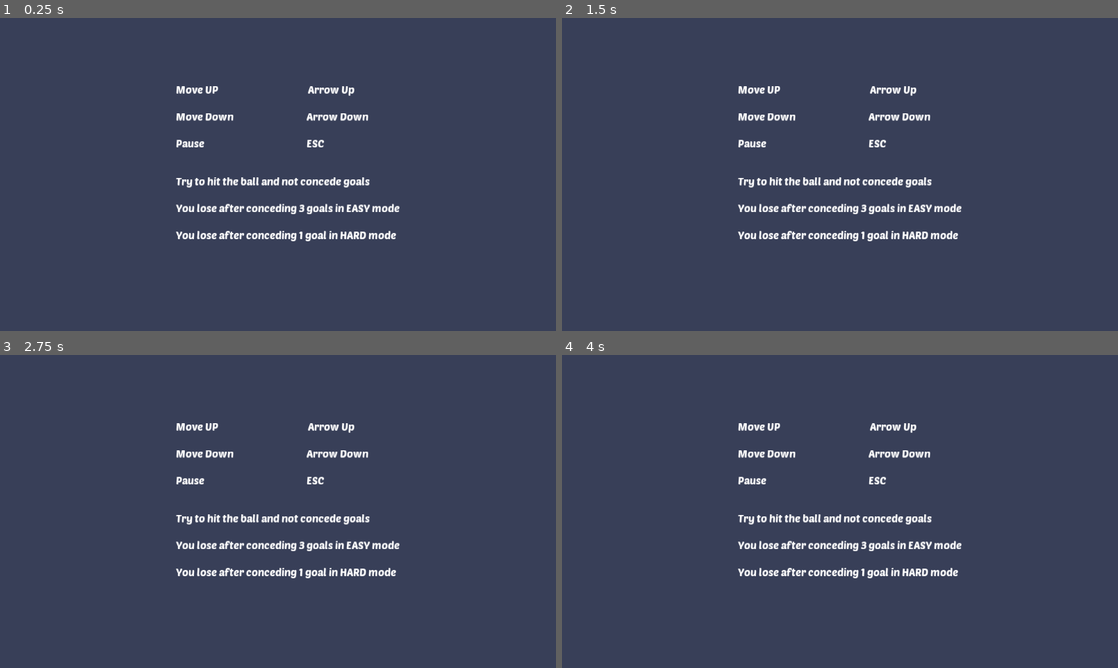
Above: before the commit, frames 1-4 (two rows, left to right).
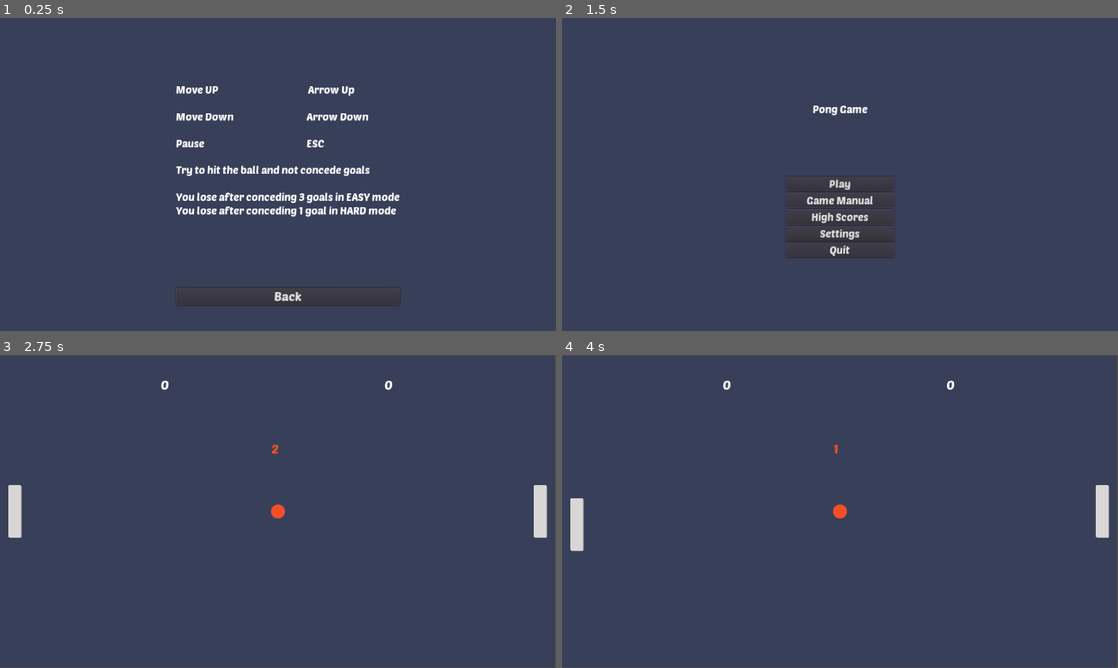
Above: after the commit, the same moments.

Repository: youssefx991/Pong-Godot
Game: Godot game, scene res://GameManualMenu/GameManualMenu.tscn
The game is run twice, just before and just after one commit, with the same random seed, the same clock (stepped at 60 frames per second) and the same inputs. This scene is started directly instead of the project's main scene.
Inputs (mouse positions are in pixels of both pictures, inside the frame that each line leads up to):
- Up to frame 1 (0.25 s): no input
- Up to frame 2 (1.5 s): tap Enter at 0.5 s; hold Up (ui_up) 0.53-1.25 s; click (851, 296) at 1.25 s, where only the run after the commit has a clickable "Back"
- Up to frame 3 (2.75 s): click (278, 520) at 2 s, where only the run after the commit has a clickable "Play"
- Up to frame 4 (4 s): tap Space at 2.75 s; hold Down (ui_down) 2.78-3.53 s; hold Up (ui_up) from 3.53 s (still down)

The runs differ from the first frame. In frame 1, 4.0% of the frame differs, in the area x 31-72%, y 47-92%; in frame 2, 4.4%, in the area x 31-72%, y 21-77%; in frame 3, 3.7%; in frame 4, 3.7%.

Commit message:
Fixed Back button position in GameManual

Diff:
--- a/GameManualMenu/GameManualMenu.tscn
+++ b/GameManualMenu/GameManualMenu.tscn
@@ -33,8 +33,8 @@
 
 [node name="VBoxContainer" type="VBoxContainer" parent="MarginContainer"]
 margin_right = 537.0
-margin_bottom = 631.0
-custom_constants/separation = 55
+margin_bottom = 523.0
+custom_constants/separation = 30
 
 [node name="KeyBinds" type="Label" parent="MarginContainer/VBoxContainer"]
 margin_right = 537.0
@@ -47,26 +47,25 @@
 Pause                                                 ESC"
 
 [node name="GameDescription" type="Label" parent="MarginContainer/VBoxContainer"]
-margin_top = 217.0
+margin_top = 192.0
 margin_right = 537.0
-margin_bottom = 379.0
+margin_bottom = 321.0
 custom_fonts/font = SubResource( 3 )
 text = "Try to hit the ball and not concede goals
 
 You lose after conceding 3 goals in EASY mode
-
 You lose after conceding 1 goal in HARD mode"
 
 [node name="Space" type="Control" parent="MarginContainer/VBoxContainer"]
-margin_top = 434.0
+margin_top = 351.0
 margin_right = 537.0
-margin_bottom = 534.0
+margin_bottom = 451.0
 rect_min_size = Vector2( 0, 100 )
 
 [node name="Back" type="Button" parent="MarginContainer/VBoxContainer"]
-margin_top = 589.0
+margin_top = 481.0
 margin_right = 537.0
-margin_bottom = 631.0
+margin_bottom = 523.0
 custom_fonts/font = SubResource( 4 )
 text = "Back"
 
--- a/project.godot
+++ b/project.godot
@@ -22,6 +22,7 @@
 
 window/size/width=1280
 window/size/height=720
+window/size/fullscreen=true
 window/stretch/mode="2d"
 
 [global]
Not shown, changed: players.txt
